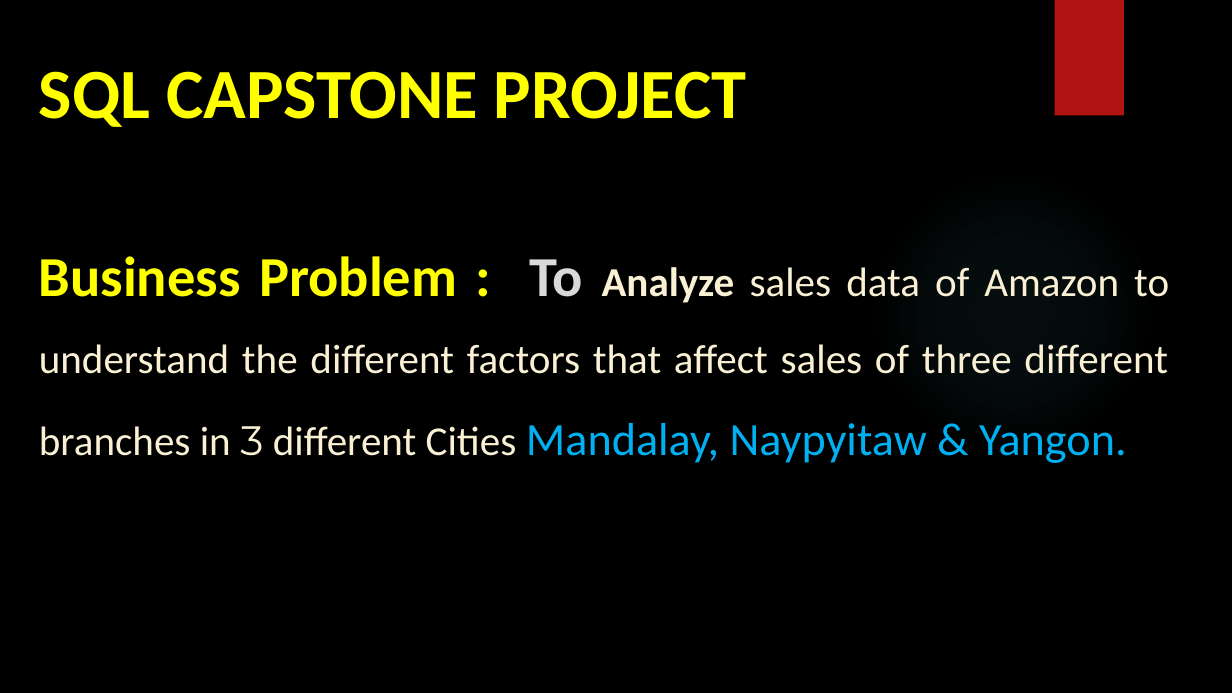
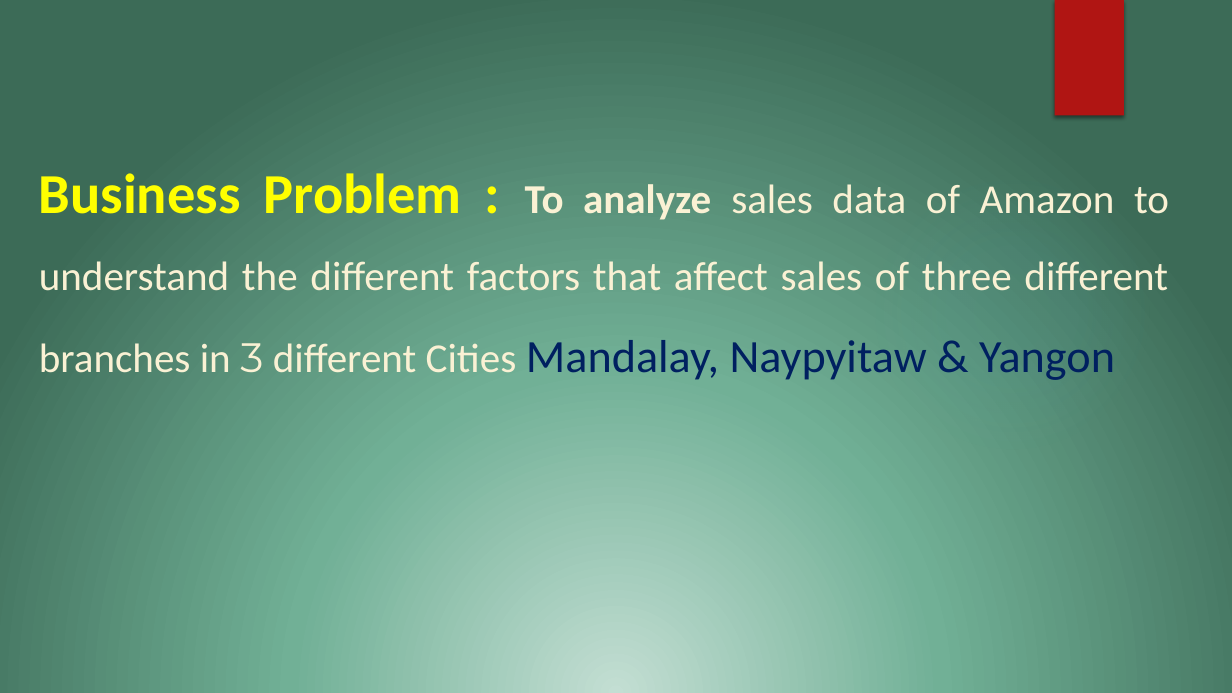
Before and after one commit to govardhansingu/Amazon-Sales-Analysis, a slide deck: slide 2 of SQL_CapStone_Project_Presentation_S8244.pptx (slide 1 before the commit). Drawn at 1232x693 pixels with LibreOffice and Linux fonts; fonts in the diff are those of the drawing; background and template pictures are left out. Boxes give left, top, right and bottom in pixels: in the first picture for what was removed or moved away, otherwise in the second. Text is boxed around its words. In the diff, an @@ line names an element or a change of style, - is before the commit and + after.

Commit message:
09.10.2024

```diff
--- a/SQL_CapStone_Project_Presentation_S8244.pptx
+++ b/SQL_CapStone_Project_Presentation_S8244.pptx
@@ background picture (left out) to gradient #C3DED3 to #71B096 to #3C6B57 @@
@@ text at [39,173,1169,380]: text changed @@
-SQL CAPSTONE PROJECT
-Business Problem : To Analyze sales data of Amazon to understand the different factors that affect sales of three different branches in 3 different Cities Mandalay, Naypyitaw & Yangon.
+Business Problem : To analyze sales data of Amazon to understand the different factors that affect sales of three different branches in 3 different Cities Mandalay, Naypyitaw & Yangon
```
Also in this commit, not shown: 19 other slides changed, 1 slide added.
